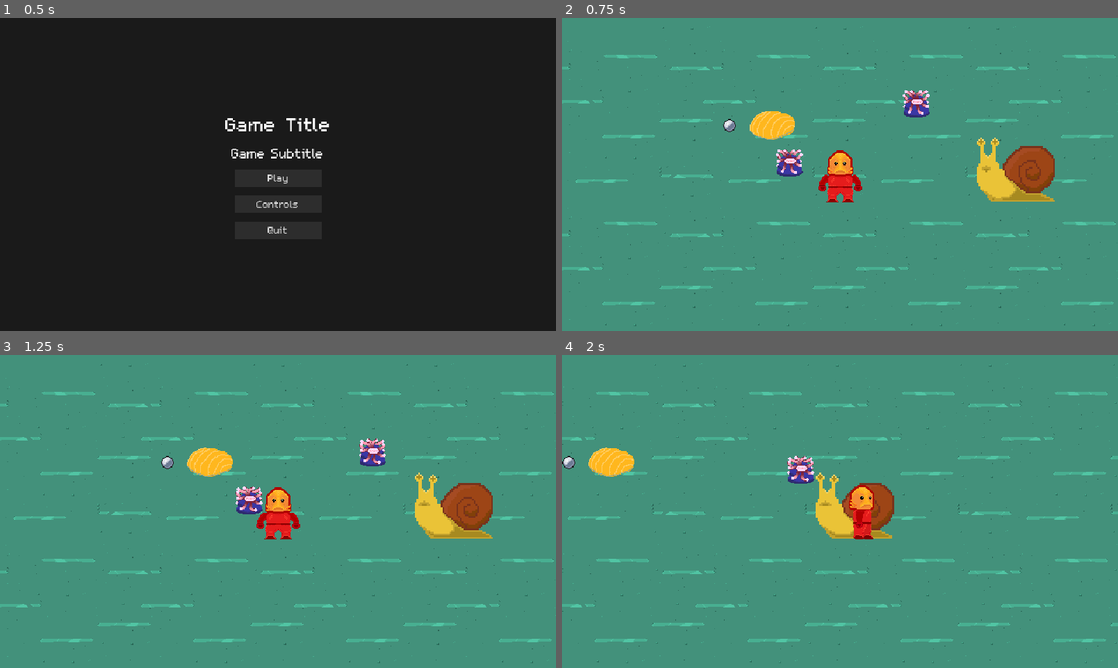
Above: before the commit, frames 1-4 (two rows, left to right).
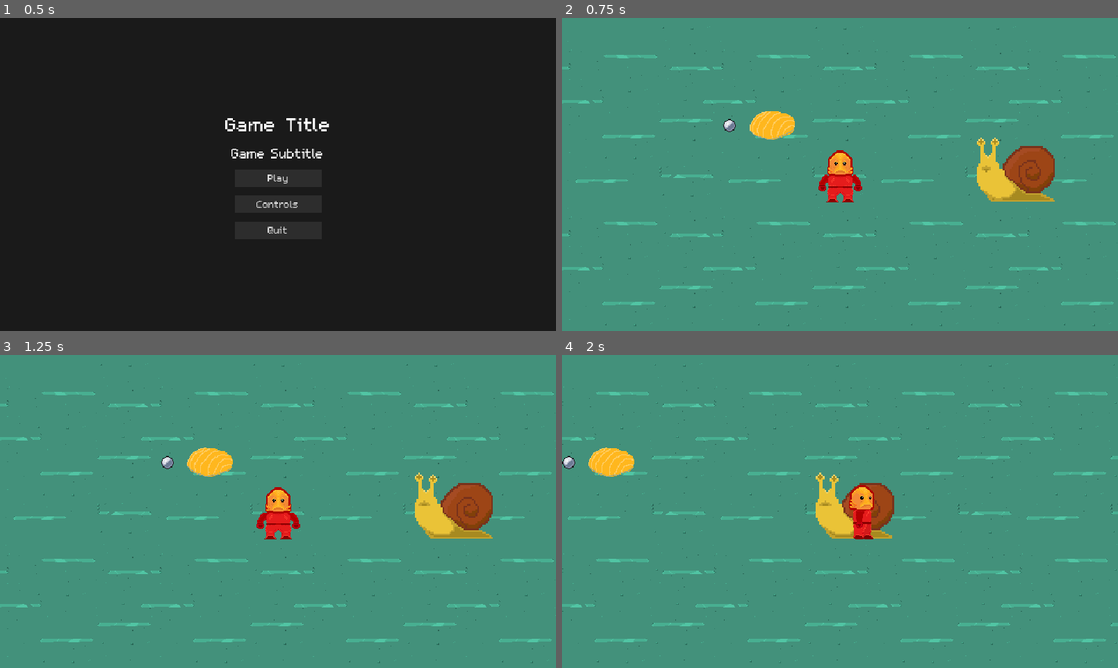
Above: after the commit, the same moments.

Repository: Splashy-Inc/enemy-anemone
Game: Godot game, scene res://SCENES/screen_manager.tscn
Same seed, same stepped clock (60 frames per second), same inputs: the game is played once before the commit and once after it.
Inputs (mouse positions are in pixels of both pictures, inside the frame that each line leads up to):
- Up to frame 1 (0.5 s): no input
- Up to frame 2 (0.75 s): click "Play" at 0.5 s
- Up to frame 3 (1.25 s): no input
- Up to frame 4 (2 s): tap Enter at 1.25 s; move the mouse to (962, 495) at 1.27 s; press the mouse at (962, 495) at 1.28 s; hold D (right) from 1.28 s (still down)

Frame 1 is identical in both runs. In frame 2, 0.7% of the frame differs, in the area x 38-67%, y 23-51%; in frame 3, 0.7%, in the area x 42-70%, y 26-51%; in frame 4, 0.4%.

Commit message:
Remove anemones from playground setup

Diff:
--- a/SCENES/playground.tscn
+++ b/SCENES/playground.tscn
@@ -224,12 +224,6 @@
 [node name="Snail" parent="GamePieces" instance=ExtResource("4_k2oqr")]
 position = Vector2(520, 488)
 
-[node name="Anemone" parent="GamePieces" instance=ExtResource("5_4386a")]
-position = Vector2(401, 410)
-
-[node name="Anemone2" parent="GamePieces" instance=ExtResource("5_4386a")]
-position = Vector2(254, 483)
-
 [node name="Clam" parent="GamePieces" instance=ExtResource("6_55bcv")]
 position = Vector2(243, 435)
 
